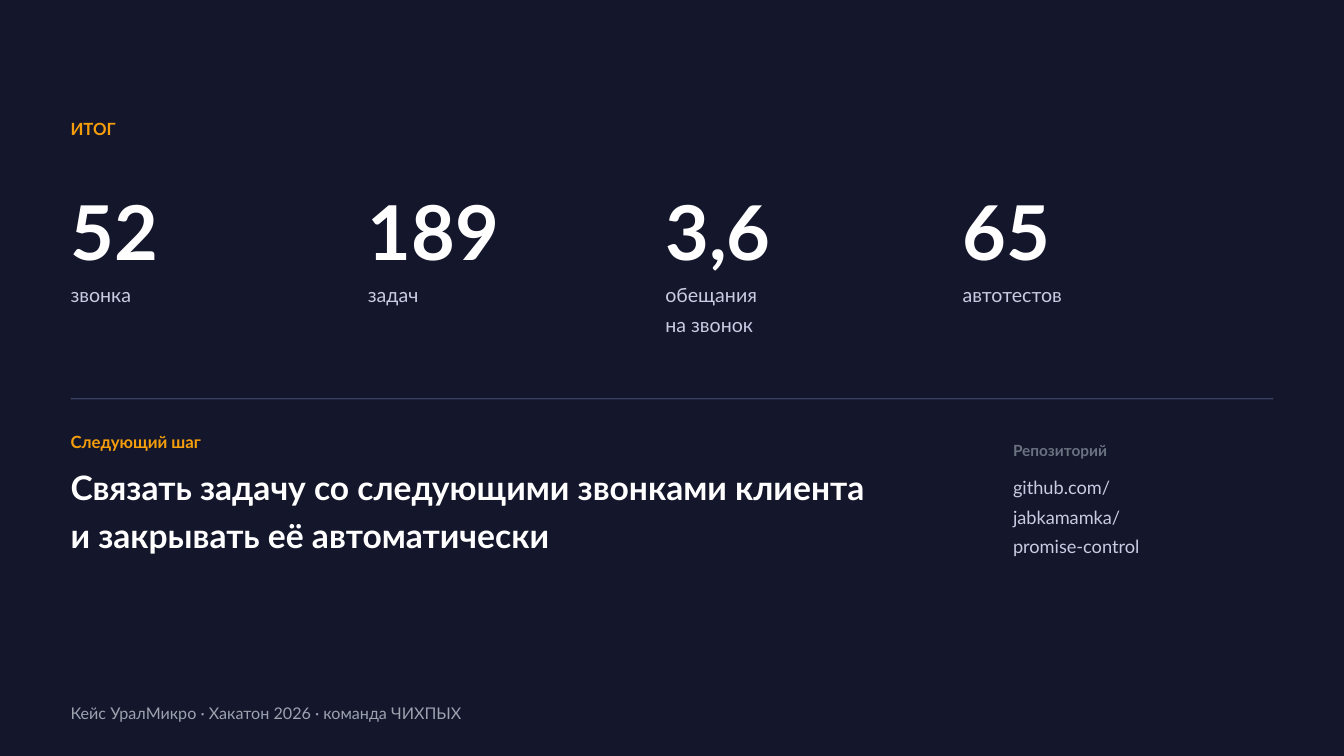
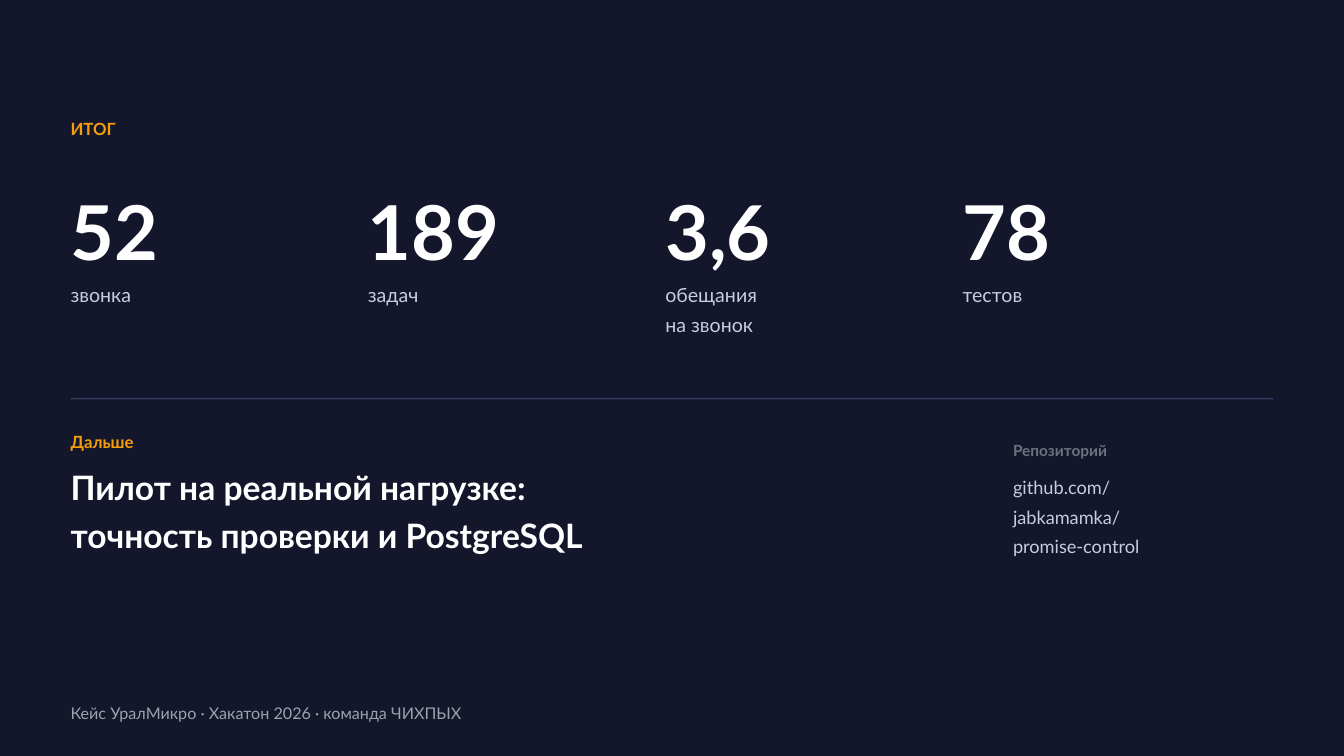
Before and after one commit to jabkamamka/promise-control, a slide deck: slide 9 of docs/Презентация_7_минут.pptx. Drawn at 1344x756 pixels with LibreOffice and Linux fonts; fonts in the diff are those of the drawing. Boxes give left, top, right and bottom in pixels: in the first picture for what was removed or moved away, otherwise in the second. Text is boxed around its words. In the diff, an @@ line names an element or a change of style, - is before the commit and + after.

Commit message:
Проверка исполнения по следующим звонкам: интеграция, тесты, данные, документация
- services/verify.py: подтверждение закрывает задачу, опровержение -> «не выполнено»
- tests/test_verify.py: 13 тестов на правила, порядок звонков, миграцию и защиту от дублей
- data: телефоны сделаны уникальными, иначе проверка ложно закрывала чужие задачи
- data/sample_verification.json: две пары звонков для демонстрации
- detect: пользовательский тип обещания теперь приоритетнее встроенных
- docs: README, API, ARCHITECTURE, DEMO, AI_USAGE, ROADMAP обновлены
- презентация пересобрана: 78 тестов, проверка исполнения

```diff
--- a/docs/Презентация_7_минут.pptx
+++ b/docs/Презентация_7_минут.pptx
@@ text at (x1=963, y1=204, x2=1051, y2=261): text changed @@
-65
+78
@@ text at (x1=963, y1=292, x2=1023, y2=302): text changed @@
-автотестов
+тестов
@@ text at (x1=71, y1=436, x2=134, y2=451): text changed @@
-Следующий шаг
+Дальше
@@ text at (x1=71, y1=475, x2=583, y2=554): text changed @@
-Связать задачу со следующими звонками клиента
-и закрывать её автоматически
+Пилот на реальной нагрузке:
+точность проверки и PostgreSQL
```
Also in this commit, not shown: 3 other slides changed, 26 other files.
